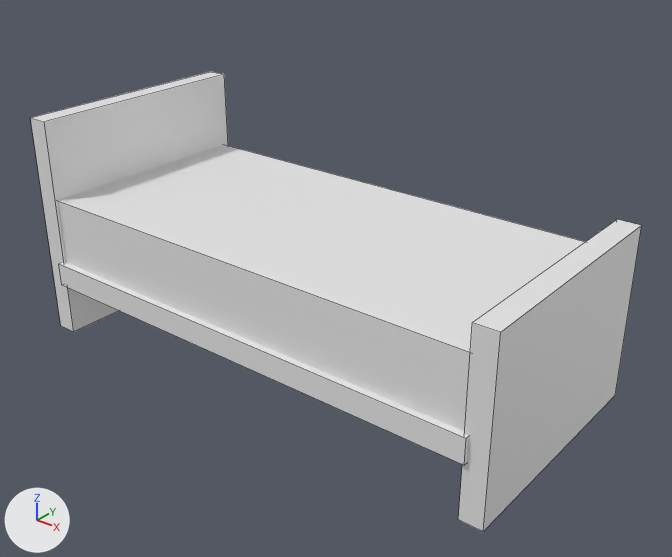
The Blender file blend/postel.blend: old version first, new version second.
The view is the same before and after, from a 50 mm lens placed at (2.14, -2.56, 1.71), pointed at (0.11, -0.02, 0.13). The axes (+X, +Y, +Z) are drawn at lower left. The lights are the same throughout. Mesh edges are drawn as thin lines.

Script lines for the objects in view, before the commit:
```python
me_cube_001 = bpy.data.meshes.new('Cube.001')
me_cube_001.from_pydata(...)  # a box spanning x -1.0..1.0, y -0.5..0.5, z -0.05..0.05
me_cube_003 = bpy.data.meshes.new('Cube.003')
me_cube_003.from_pydata(...)  # a box spanning x -1.01..0.99, y -0.98..1.02, z -0.04..1.96
me_cube_004 = bpy.data.meshes.new('Cube.004')
me_cube_004.from_pydata(...)  # a box spanning x -1.08..-0.98, y -0.48..0.52, z -0.28..0.66; a box spanning x 0.98..1.08, y -0.48..0.52, z -0.28..0.43
ob_cube = bpy.data.objects.new('Cube', me_cube_001)
ob_cube.location = (0.0, 0.0, 0.0)
ob_cube_001 = bpy.data.objects.new('Cube.001', me_cube_003)
ob_cube_001.location = (0.0, 0.0, 0.0)
ob_cube_001.scale = (1.0, 0.48, 0.167)
ob_cube_002 = bpy.data.objects.new('Cube.002', me_cube_004)
ob_cube_002.location = (0.0, 0.0, 0.0)
```
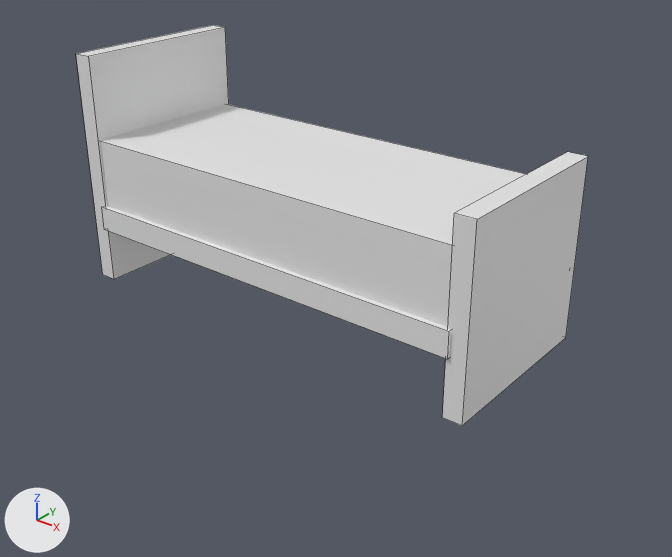
Pixel boxes [x1, y1, x2, y2] of what changed, in the pictures (672 x 557 px):
'Cube.001', moved, rescaled
    before: [58, 145, 585, 431]
    after: [100, 104, 526, 327]
'Cube', reshaped, moved, rescaled
    before: [59, 262, 469, 465]
    after: [76, 25, 588, 426]
'Cube.002', deleted
    before: [31, 72, 642, 532]
part 1 of me_cube_001, added
    after: [76, 25, 229, 279]
part 2 of me_cube_001, added
    after: [442, 152, 588, 426]

The change, as a list of edits to the scene's bpy script:
```text
Change me_cube_001:
    where me_cube_001.from_pydata(...)  # 8 vertices, 6 faces; spans x -1.0..1.0, y -0.5..0.5, z -0.05..0.05
    used by ob_cube; location = (0.0, 0.0, 0.0)
    me_cube_001 part 1: a new loose piece, a box spanning x -1.075..-0.984, y -0.484..0.516, z -0.28..0.664
    me_cube_001 part 2: a new loose piece, a box spanning x 0.984..1.075, y -0.484..0.516, z -0.28..0.434
Remove ob_cube_002:
    ob_cube_002 = bpy.data.objects.new('Cube.002', me_cube_004)
    ob_cube_002.location = (0.0, 0.0, 0.0)
Change ob_cube_001:
    ob_cube_001.location: (0.0, 0.0, 0.0) -> (0.0, 0.0, 0.255)
    ob_cube_001.scale: (1.0, 0.48, 0.167) -> (0.9, 0.353, 0.167)
Change ob_cube:
    ob_cube.location: (0.0, 0.0, 0.0) -> (0.0, 0.0, 0.255)
    ob_cube.scale: (1.0, 1.0, 1.0) -> (0.84, 0.735, 1.0)
```
